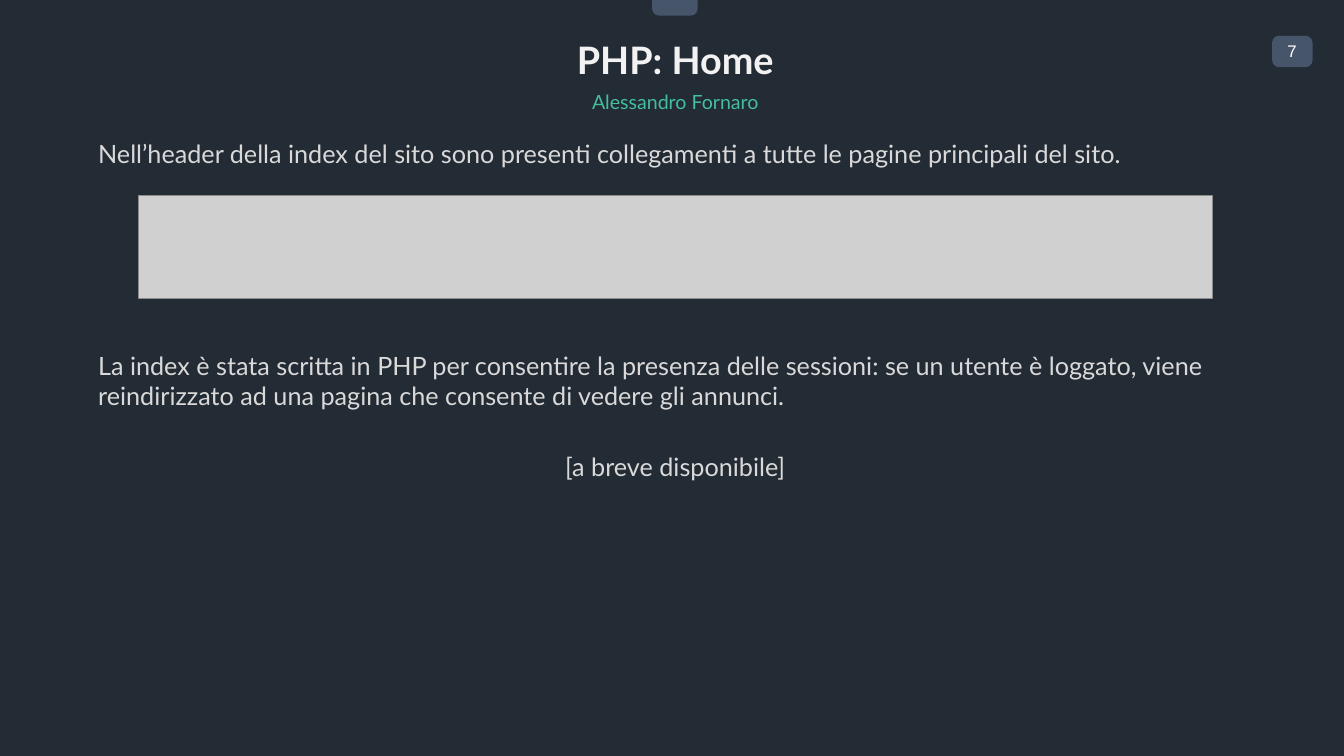
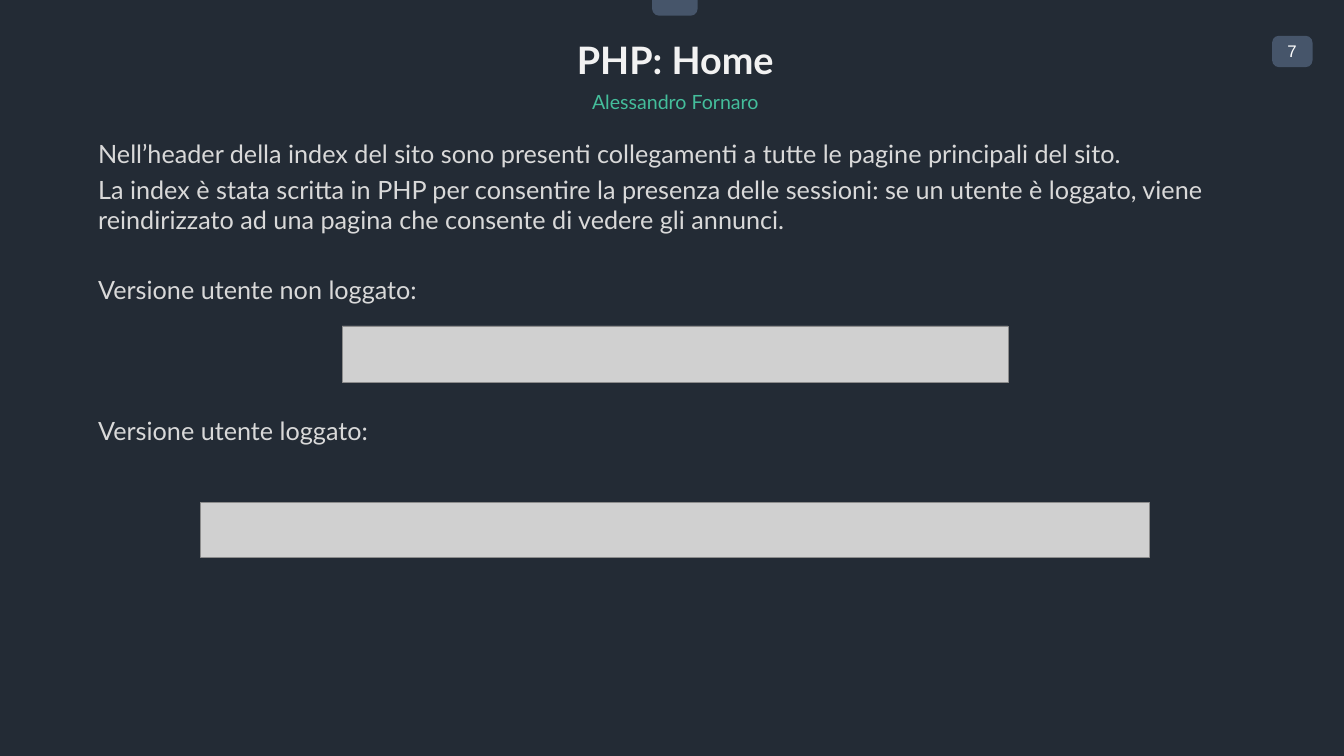
Before and after one commit to fornaroale/FastHome, a slide deck: slide 7 of Deliverable/Presentazione Ufficiale.pptx. Drawn at 1344x756 pixels with LibreOffice and Linux fonts; fonts in the diff are those of the drawing; grey boxes stand for pictures. Boxes give left, top, right and bottom in pixels: in the first picture for what was removed or moved away, otherwise in the second. Text is boxed around its words. In the diff, an @@ line names an element or a change of style, - is before the commit and + after.

```diff
--- a/Deliverable/Presentazione Ufficiale.pptx
+++ b/Deliverable/Presentazione Ufficiale.pptx
@@ picture removed at bbox=[139, 196, 1212, 298] @@
@@ text at bbox=[98, 280, 417, 445]: text changed @@
-[a breve disponibile]
+Versione utente non loggato:
+Versione utente loggato:
@@ picture added at bbox=[342, 326, 1008, 382] @@
@@ picture added at bbox=[200, 502, 1149, 557] @@
```
Also in this commit, not shown: 3 other slides changed, 3 slides added, 1 slide removed.
